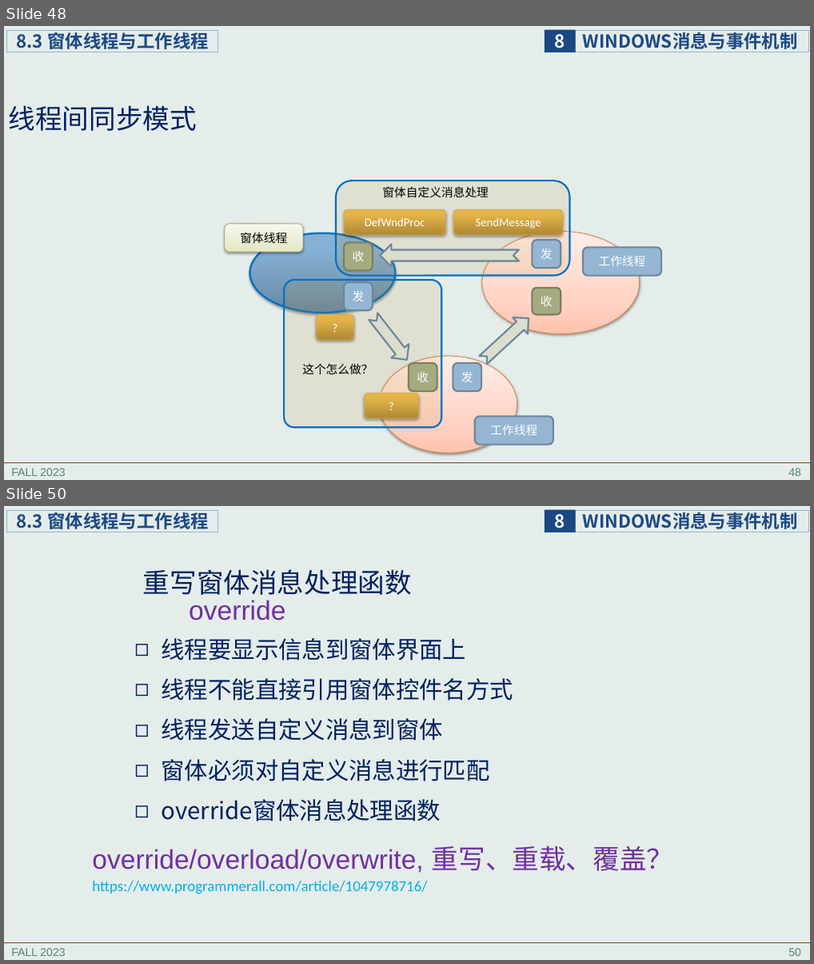
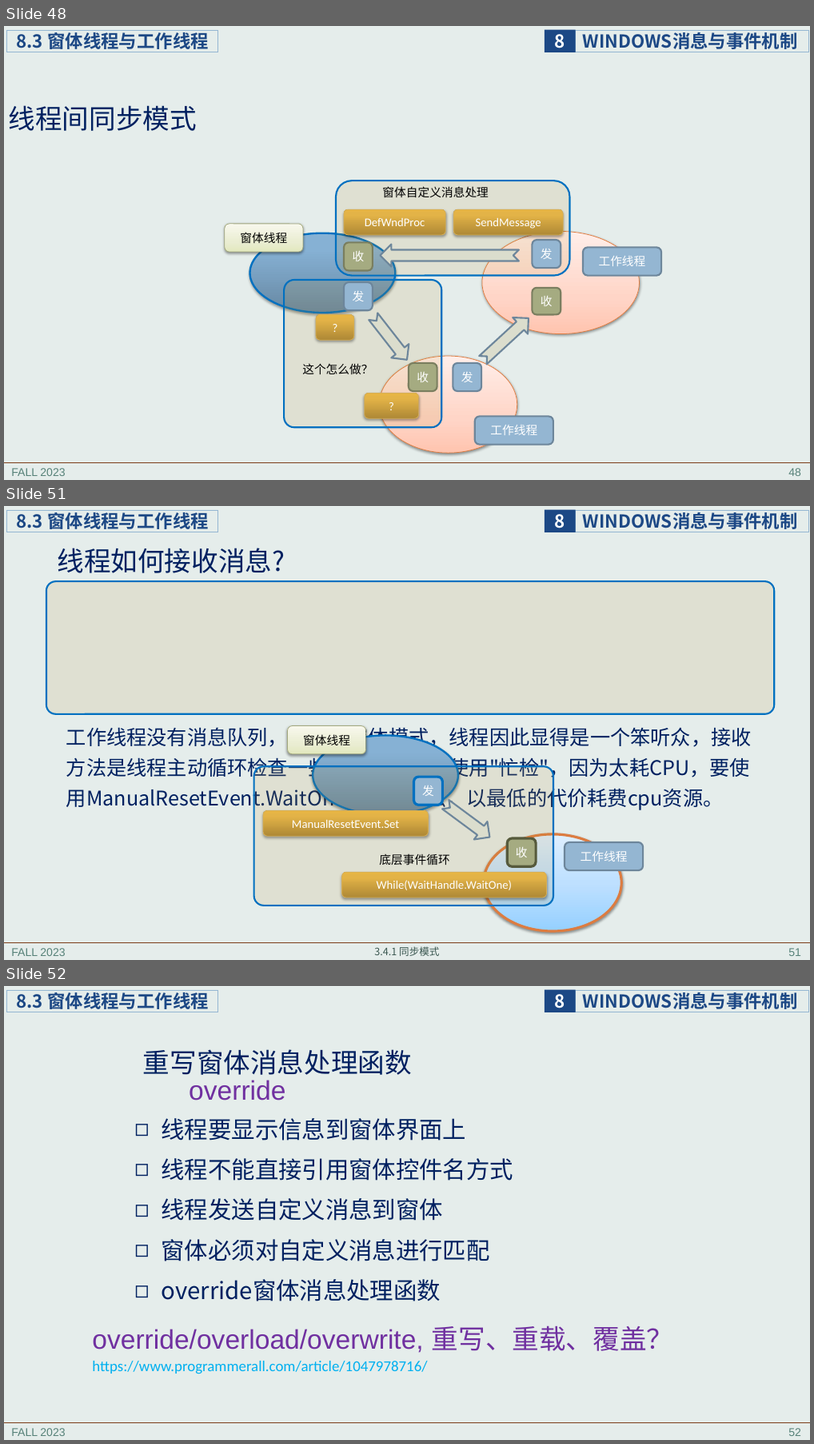
Before and after one commit to principleWindows/win-principle-2023, a slide deck: slides/instruction/principleWindows_8.pptx. Shown one above the other, each under a label of ours: slides 48 and 50 before the commit, slides 48, 51 and 52 after it; the slides between them are not shown. The pictures are 814x964 and 814x1444 pixels, drawn with LibreOffice and Linux fonts; fonts in the diff are those of the drawing. Boxes give left, top, right and bottom in pixels: in the first picture for what was removed or moved away, otherwise in the second. Text is boxed around its words. In the diff, an @@ line names an element or a change of style, - is before the commit and + after.

```diff
--- a/slides/instruction/principleWindows_8.pptx
+++ b/slides/instruction/principleWindows_8.pptx
@@ slide 51 added at (x1=4, y1=506, x2=810, y2=960), background #E5EDEB; not listed: 6 template elements that a slide beside it also shows @@
@@ title added at (x1=57, y1=548, x2=285, y2=573), 32 pt, text #002060 @@
+线程如何接收消息?
@@ rounded rectangle added at (x1=46, y1=582, x2=774, y2=714), fill #BA8F2D at 13% opacity, outline #0070C0 2 pt @@
@@ text added at (x1=66, y1=725, x2=752, y2=811), 24 pt, text #002060 @@
+工作线程没有消息队列，无法用窗体模式，线程因此显得是一个笨听众，接收方法是线程主动循环检查一些变量，但不能使用"忙检"，因为太耗CPU，要使用ManualResetEvent.WaitOne这样的方法，以最低的代价耗费cpu资源。
@@ rounded rectangle added at (x1=288, y1=725, x2=366, y2=754), fill gradient #E1E8BF to #E9EED2 to #F7F9ED, outline #A2A87D 0.75 pt, 14 pt, text #000000 @@
+窗体线程
@@ ellipse added at (x1=313, y1=736, x2=458, y2=815), fill gradient #6788A4 to #86B1D4 to #86B2D7, outline #0070C0 2.25 pt @@
@@ rounded rectangle added at (x1=254, y1=766, x2=554, y2=905), fill #BA8F2D at 13% opacity, outline #0070C0 2 pt @@
@@ rounded rectangle added at (x1=414, y1=776, x2=442, y2=805), fill #94B6D2, outline #0070C0 3 pt, 14 pt, text #FFFFFF @@
+发
@@ rounded rectangle added at (x1=263, y1=810, x2=429, y2=836), fill gradient #AF8A37 to #E3B347 to #E7B544, outline #D6AF57 0.75 pt, 14 pt, text #FFFFFF @@
+ManualResetEvent.Set
@@ notched right arrow added at (x1=439, y1=796, x2=497, y2=846), fill #DBDDCD, outline #6D879B 2 pt @@
@@ ellipse added at (x1=484, y1=834, x2=622, y2=931), fill gradient #96D0FF to #BFE1FF to #E0EFFF, outline #DC7C42 3 pt @@
@@ rounded rectangle added at (x1=507, y1=838, x2=536, y2=867), fill #A5AB81, outline #565A3C 3 pt, 14 pt, text #FFFFFF @@
+收
@@ text added at (x1=379, y1=853, x2=450, y2=865), 14 pt, text #000000 @@
+底层事件循环
@@ rounded rectangle added at (x1=565, y1=842, x2=643, y2=871), fill #94B6D2, outline #6D879B 2 pt, 14 pt, text #FFFFFF @@
+工作线程
@@ rounded rectangle added at (x1=342, y1=872, x2=547, y2=897), fill gradient #AF8A37 to #E3B347 to #E7B544, outline #D6AF57 0.75 pt, 14 pt, text #FFFFFF @@
+While(WaitHandle.WaitOne)
@@ text added at (x1=374, y1=946, x2=439, y2=956), 12 pt, text #3A5750 @@
+3.4.1 同步模式
@@ what was slide 50 is now slide 52 @@
@@ page number at (x1=789, y1=1428, x2=802, y2=1436): text changed @@
-50
+52
```
Also in this commit, not shown: 1 slide changed, 1 other slide added, 1 other file.
